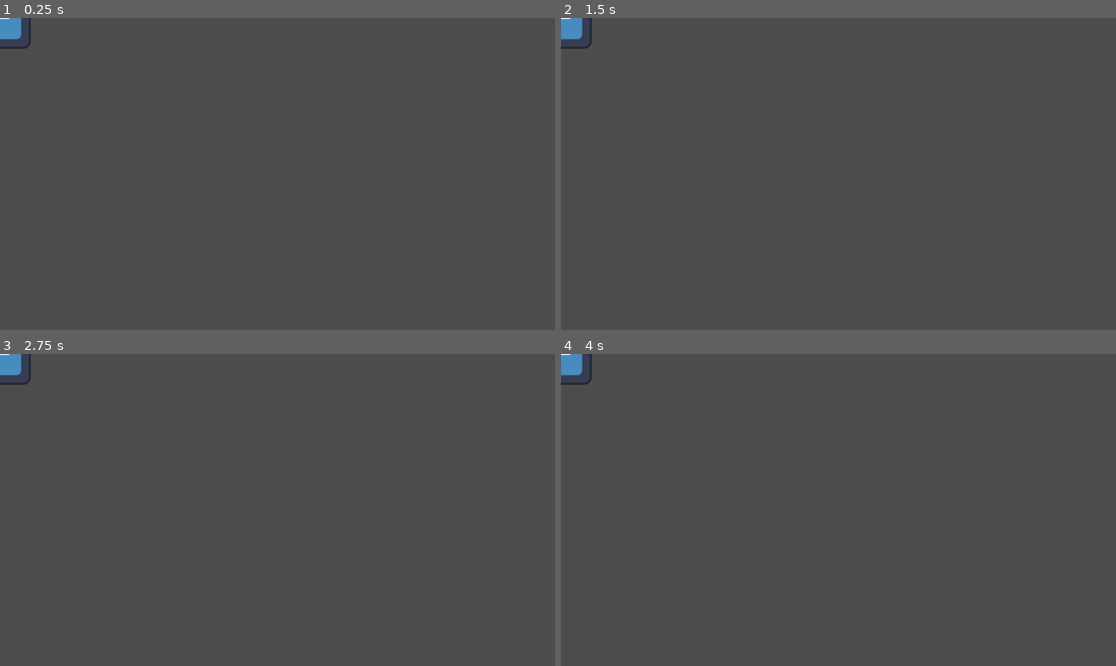
Above: before the commit, frames 1-4 (two rows, left to right).
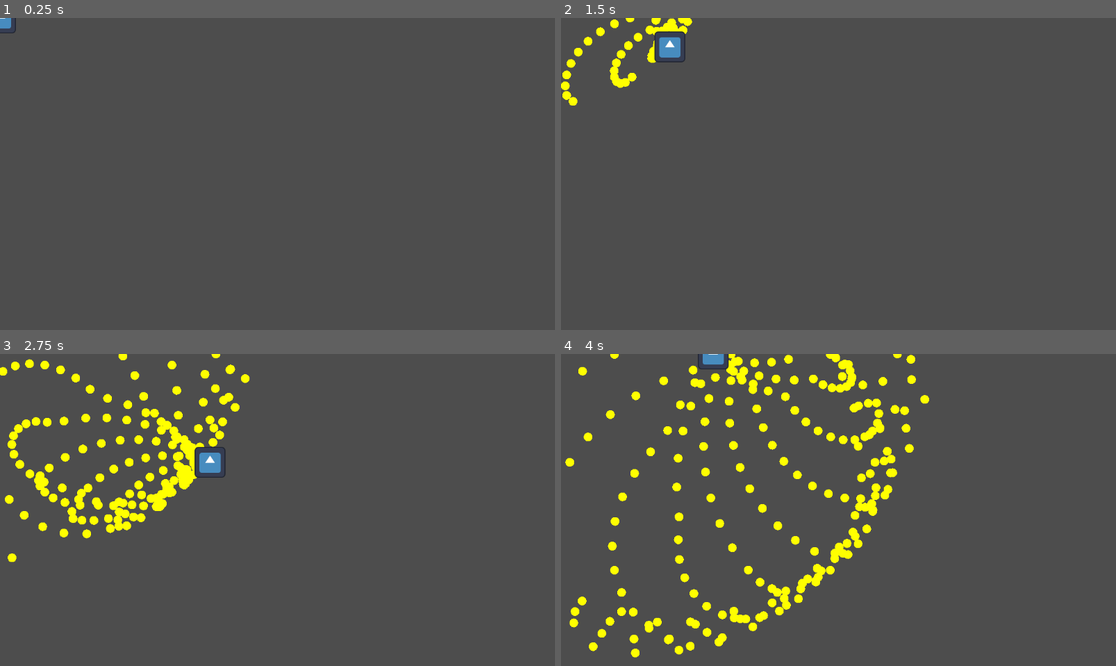
Above: after the commit, the same moments.

Repository: TiredCat388/UPCSG_GAMEJAM
Game: Godot game, scene res://scenes/Player.tscn
Two runs of this game, one before a commit and one after it. Both use one fixed random seed, a clock stepped at 60 frames per second and the inputs below. The engine's default icon, where the game draws it, is replaced by a stand-in: a white triangle on a blue panel in a dark square.
Inputs:
- Up to frame 1 (0.25 s): no input
- Up to frame 2 (1.5 s): tap Enter at 0.5 s; hold Right (ui_right) 0.53-1.28 s; tap Space (fire, bound only after the commit) at 0.6, 1.35 s; hold Down (ui_down) from 1.28 s (still down)
- Up to frame 3 (2.75 s): release Down (ui_down) at 2.03 s; hold Right (ui_right) from 2.03 s (still down); tap Space (fire, bound only after the commit) at 2.1 s
- Up to frame 4 (4 s): release Right (ui_right) at 2.78 s; hold Up (ui_up) 2.78-3.53 s; tap Space (fire, bound only after the commit) at 2.85, 3.6 s; hold Left (ui_left) from 3.53 s (still down)

The runs differ from the first frame. In frame 1, 0.3% of the frame differs, in the area x 0-6%, y 0-10%; in frame 2, 1.7%; in frame 3, 5.2%; in frame 4, 7.1%, in the area x 0-67%, y 0-98%.

Commit message:
adds bullet hell script

Diff:
--- a/project.godot
+++ b/project.godot
@@ -37,3 +37,8 @@
 "events": [Object(InputEventKey,"resource_local_to_scene":false,"resource_name":"","device":-1,"window_id":0,"alt_press …(192 unchanged characters)…
 ]
 }
+fire={
+"deadzone": 0.2,
+"events": [Object(InputEventKey,"resource_local_to_scene":false,"resource_name":"","device":-1,"window_id":0,"alt_pressed":false,"shift_pressed":false,"ctrl_pressed":false,"meta_pressed":false,"pressed":false,"keycode":0,"physical_keycode":32,"key_label":0,"unicode":32,"location":0,"echo":false,"script":null)
+]
+}
--- /dev/null
+++ b/scenes/Bullet.tscn
@@ -0,0 +1,42 @@
+[gd_scene load_steps=3 format=3 uid="uid://bnjnuo7fgelbo"]
+
+[sub_resource type="GDScript" id="GDScript_2ropf"]
+script/source = "extends Area2D
+
+@export var speed: float = 10000.0
+@export var color: Color = Color(1, 1, 0) # Yellow
+
+var direction: Vector2 = Vector2.RIGHT
+var radius: float = 4.0
+# TODO: Bullet pooling
+func _ready():
+	# If there's a CollisionShape2D child with a CircleShape2D, use its radius
+	var collision_shape = $CollisionShape2D.shape
+	if collision_shape is CircleShape2D:
+		radius = collision_shape.radius
+	queue_redraw() # draw circle once ready IMPORTANT TODO: use sprite instead of this for performance
+
+func _draw():
+	draw_circle(Vector2.ZERO, radius, color)
+
+func _physics_process(delta):
+	# Move the bullet
+	global_position += direction * speed * delta
+
+	# Get the current viewport rectangle
+	var viewport_rect = get_viewport().get_visible_rect()
+
+	# If bullet is outside, remove it
+	if not viewport_rect.has_point(global_position):
+		queue_free()
+"
+
+[sub_resource type="CircleShape2D" id="CircleShape2D_2ropf"]
+radius = 9.055386
+
+[node name="Bullet" type="Area2D"]
+z_index = -1
+script = SubResource("GDScript_2ropf")
+
+[node name="CollisionShape2D" type="CollisionShape2D" parent="."]
+shape = SubResource("CircleShape2D_2ropf")
--- /dev/null
+++ b/scenes/LevelScene.tscn
@@ -0,0 +1,8 @@
+[gd_scene load_steps=2 format=3 uid="uid://caaetkd35xve4"]
+
+[ext_resource type="PackedScene" uid="uid://bu3hyhaaugnhu" path="res://scenes/Player.tscn" id="1_in5yg"]
+
+[node name="LevelScene" type="Node2D"]
+
+[node name="Player" parent="." instance=ExtResource("1_in5yg")]
+position = Vector2(615, 303)
--- a/scenes/Player.tscn
+++ b/scenes/Player.tscn
@@ -1,18 +1,28 @@
-[gd_scene load_steps=4 format=3 uid="uid://bu3hyhaaugnhu"]
+[gd_scene load_steps=6 format=3 uid="uid://bu3hyhaaugnhu"]
 
-[ext_resource type="Script" uid="uid://dc5fb6xsw7f8e" path="res://scripts/PlayerMovement.gd" id="1_v6fml"]
+[ext_resource type="Script" uid="uid://c5v0bvic2e321" path="res://scripts/player_movement.gd" id="1_v6fml"]
 [ext_resource type="Texture2D" uid="uid://bjd6q4o85hg8m" path="res://assets/icon.svg" id="2_3li8b"]
+[ext_resource type="Script" uid="uid://d2hv7y1ixie63" path="res://scripts/bullet_spawner.gd" id="2_v6fml"]
+[ext_resource type="PackedScene" uid="uid://bnjnuo7fgelbo" path="res://scenes/Bullet.tscn" id="4_mdl7e"]
 
 [sub_resource type="RectangleShape2D" id="RectangleShape2D_mdl7e"]
-size = Vector2(128, 128)
+size = Vector2(64, 63)
 
 [node name="Player" type="CharacterBody2D"]
+z_index = 50
 script = ExtResource("1_v6fml")
-MAX_SPEED = 500.0
-ACCELERATION = 2000.0
 
 [node name="Sprite2D" type="Sprite2D" parent="."]
+position = Vector2(1, 0)
+scale = Vector2(0.5, 0.5)
 texture = ExtResource("2_3li8b")
 
 [node name="CollisionShape2D" type="CollisionShape2D" parent="."]
+position = Vector2(0, -1)
 shape = SubResource("RectangleShape2D_mdl7e")
+
+[node name="BulletSpawner" type="Node2D" parent="."]
+script = ExtResource("2_v6fml")
+bullet_scene = ExtResource("4_mdl7e")
+fire_interval = 0.05
+bullet_speed = 200.0
--- /dev/null
+++ b/scripts/bullet.gd
@@ -0,0 +1,11 @@
+extends Area2D
+
+
+# Called when the node enters the scene tree for the first time.
+func _ready() -> void:
+	pass # Replace with function body.
+
+
+# Called every frame. 'delta' is the elapsed time since the previous frame.
+func _process(delta: float) -> void:
+	pass
--- /dev/null
+++ b/scripts/bullet_spawner.gd
@@ -0,0 +1,53 @@
+extends Node2D
+
+# --- Configurable Variables ---
+@export var bullet_scene: PackedScene
+@export var fire_times: int = 50
+@export var fire_interval: float = 0.8
+@export var bullet_speed: float = 10000.0
+@export var spin_per_shot: float = 10.0   # degrees per fire
+
+var can_shoot := true
+
+# Base 8 directions (local space)
+var base_directions := [
+	Vector2.UP,
+	Vector2.DOWN,
+	Vector2.LEFT,
+	Vector2.RIGHT,
+	Vector2.UP + Vector2.LEFT,
+	Vector2.UP + Vector2.RIGHT,
+	Vector2.DOWN + Vector2.LEFT,
+	Vector2.DOWN + Vector2.RIGHT
+]
+
+func _ready():
+	for i in range(base_directions.size()):
+		base_directions[i] = base_directions[i].normalized()
+
+func shoot() -> void:
+	if not can_shoot:
+		return
+
+	can_shoot = false
+
+	for _i in range(fire_times):
+
+		# Fire in all 8 directions
+		for dir in base_directions:
+			var bullet = bullet_scene.instantiate()
+			bullet.top_level = true
+
+			# Rotate direction by spawner's current rotation
+			bullet.direction = dir.rotated(global_rotation)
+			bullet.speed = bullet_speed
+
+			get_tree().current_scene.add_child(bullet)
+			bullet.global_position = global_position
+
+		# Rotate the spawner itself
+		rotation += deg_to_rad(spin_per_shot)
+
+		await get_tree().create_timer(fire_interval).timeout
+
+	can_shoot = true
--- /dev/null
+++ b/scripts/player_movement.gd
@@ -0,0 +1,23 @@
+extends CharacterBody2D
+
+const SPEED := 300.0
+
+@onready var spawner := $BulletSpawner   # Your child node that handles bullets
+
+func _physics_process(delta: float) -> void:
+	# --- Movement ---
+	var direction := Vector2(
+		Input.get_axis("ui_left", "ui_right"),
+		Input.get_axis("ui_up", "ui_down")
+	)
+
+	if direction != Vector2.ZERO:
+		velocity = direction.normalized() * SPEED
+	else:
+		velocity = Vector2.ZERO
+
+	move_and_slide()
+
+	# --- Shooting ---
+	if Input.is_action_just_pressed("fire"):   # fire = spacebar in Input Map
+		spawner.shoot()
Not shown, added: scripts/bullet.gd.uid
Not shown, added: scripts/bullet_spawner.gd.uid
Not shown, added: scripts/player_movement.gd.uid
